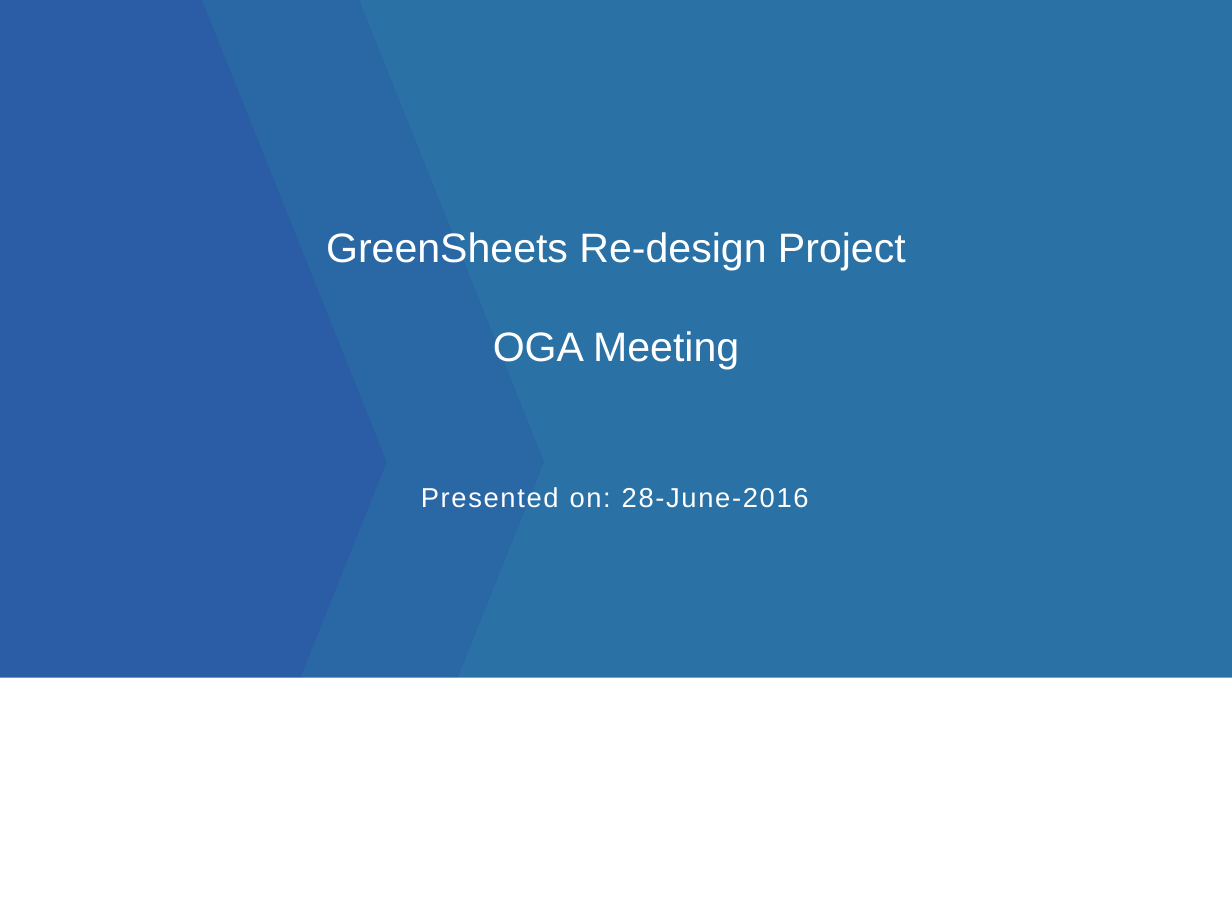
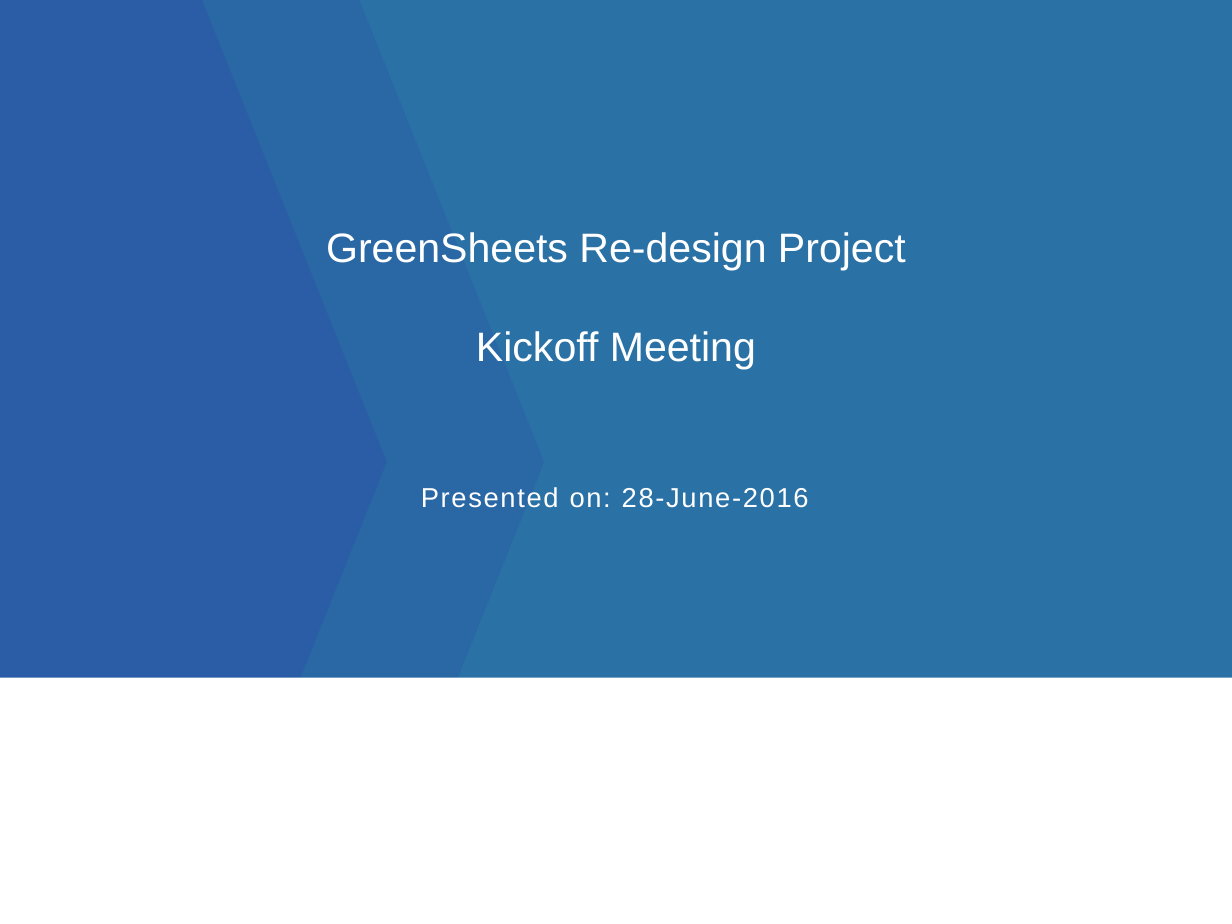
Before and after one commit to yaoh4/greensheets_classic, a slide deck: slide 1 of Requirements/Presentations/GreenSheets OGA presentation_version 2.pptx. Drawn at 1232x924 pixels with LibreOffice and Linux fonts; fonts in the diff are those of the drawing; background and template pictures are left out. Boxes give left, top, right and bottom in pixels: in the first picture for what was removed or moved away, otherwise in the second. Text is boxed around its words. In the diff, an @@ line names an element or a change of style, - is before the commit and + after.

```diff
--- a/Requirements/Presentations/GreenSheets OGA presentation_version 2.pptx
+++ b/Requirements/Presentations/GreenSheets OGA presentation_version 2.pptx
@@ title at [326, 232, 906, 369]: text changed @@
-GreenSheets Re-design Project
-OGA Meeting
+GreenSheets Re-design Project
+Kickoff Meeting
```
Also in this commit, not shown: 3 other slides changed, 1 slide removed.
